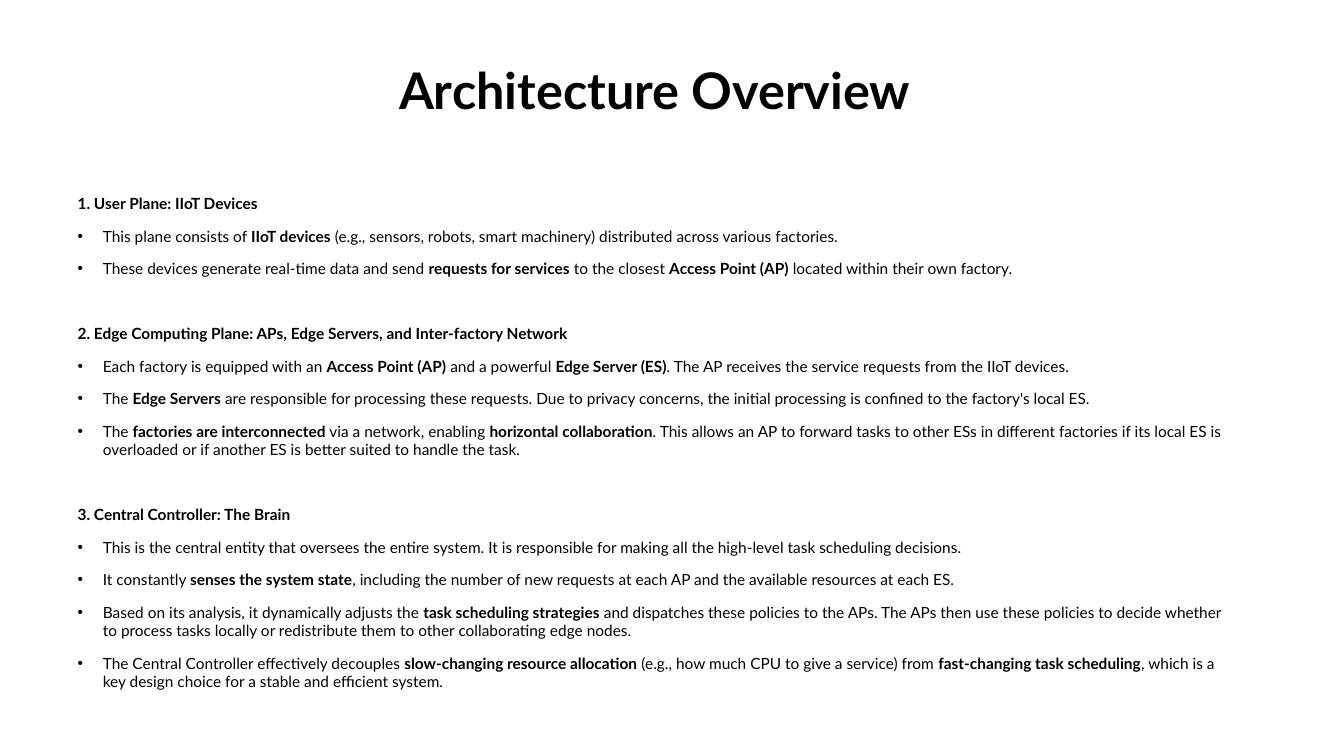
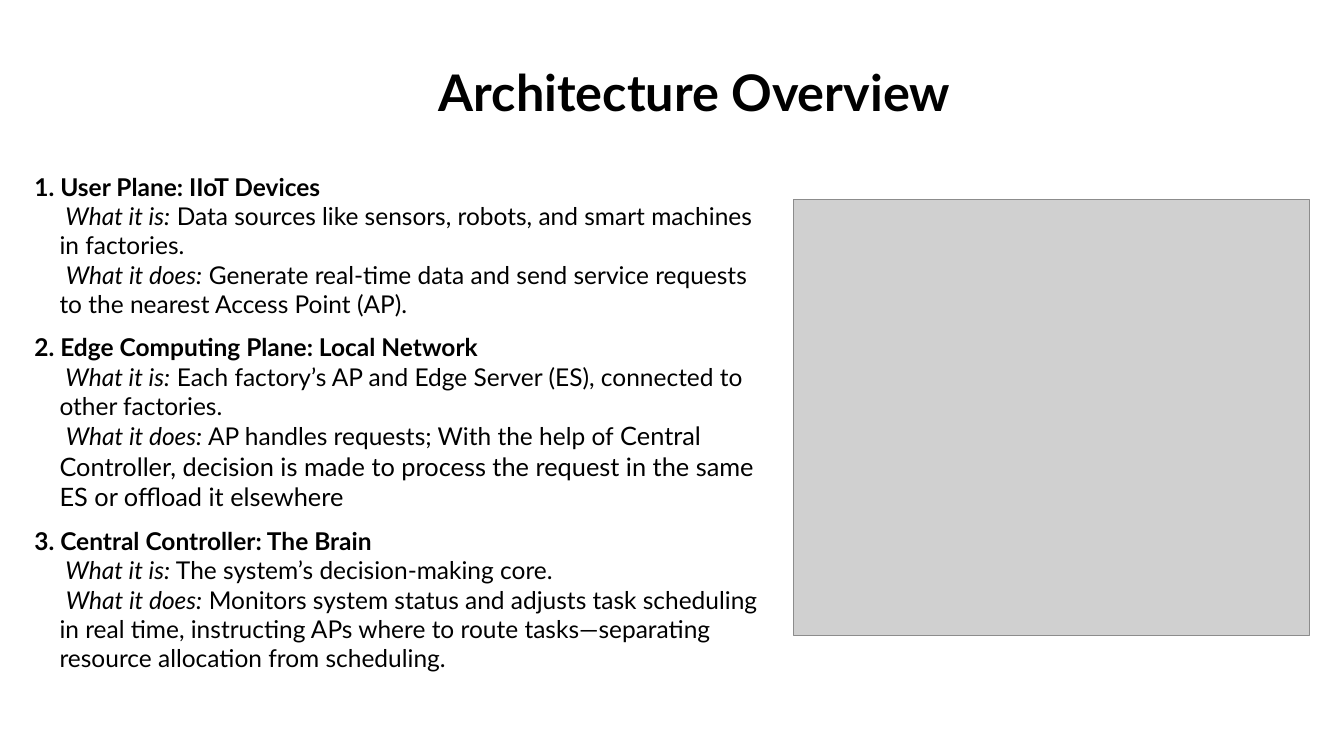
Before and after one commit to 23CSE362-edge-computing-2025-26-odd/capstone-project-02-thingdifferent, a slide deck: slide 6 of Document/Thing Differnet-02 Edge Computing Review 1.pptx (slide 7 before the commit). Drawn at 1344x756 pixels with LibreOffice and Linux fonts; fonts in the diff are those of the drawing; grey boxes stand for pictures. Boxes give left, top, right and bottom in pixels: in the first picture for what was removed or moved away, otherwise in the second. Text is boxed around its words. In the diff, an @@ line names an element or a change of style, - is before the commit and + after.

```diff
--- a/Document/Thing Differnet-02 Edge Computing Review 1.pptx
+++ b/Document/Thing Differnet-02 Edge Computing Review 1.pptx
@@ title "Architecture Overview": place and size @@
-title "Architecture Overview" at [399, 71, 911, 110]
+title "Architecture Overview" at [439, 73, 950, 112]
@@ title "Architecture Overview" at [439, 73, 950, 112]: alignment centre to left; vertical alignment top to bottom @@
@@ text at [34, 177, 757, 672]: text changed; size 11 to 17.5 pt @@
-1. User Plane: IIoT Devices
-• This plane consists of IIoT devices (e.g., sensors, robots, smart machinery) distributed across various factories.
-• These devices generate real-time data and send requests for services to the closest Access Point (AP) located within their own factory.
-2. Edge Computing Plane: APs, Edge Servers, and Inter-factory Network
-• Each factory is equipped with an Access Point (AP) and a powerful Edge Server (ES). The AP receives the service requests from the IIoT devices.
-• The Edge Servers are responsible for processing these requests. Due to privacy concerns, the initial processing is confined to the factory's local ES.
-• The factories are interconnected via a network, enabling horizontal collaboration. This allows an AP to forward tasks to other ESs in different factories if its local ES is overloaded or if another ES is better suited to handle the task.
-3. Central Controller: The Brain
-• This is the central entity that oversees the entire system. It is responsible for making all the high-level task scheduling decisions.
-• It constantly senses the system state, including the number of new requests at each AP and the available resources at each ES.
-• Based on its analysis, it dynamically adjusts the task scheduling strategies and dispatches these policies to the APs. The APs then use these policies to decide whether to process tasks locally or redistribute them to other collaborating edge nodes.
-• The Central Controller effectively decouples slow-changing resource allocation (e.g., how much CPU to give a service) from fast-changing task scheduling, which is a key design choice for a stable and efficient system.
+1. User Plane: IIoT Devices
+What it is: Data sources like sensors, robots, and smart machines in factories.
+What it does: Generate real-time data and send service requests to the nearest Access Point (AP).
+2. Edge Computing Plane: Local Network
+What it is: Each factory’s AP and Edge Server (ES), connected to other factories.
+What it does: AP handles requests; With the help of Central Controller, decision is made to process the request in the same ES or offload it elsewhere
+3. Central Controller: The Brain
+What it is: The system’s decision-making core.
+What it does: Monitors system status and adjusts task scheduling in real time, instructing APs where to route tasks—separating resource allocation from scheduling.
@@ picture added at [793, 200, 1310, 636] @@
```
Also in this commit, not shown: 9 other slides changed, 2 slides added, 4 slides removed.
